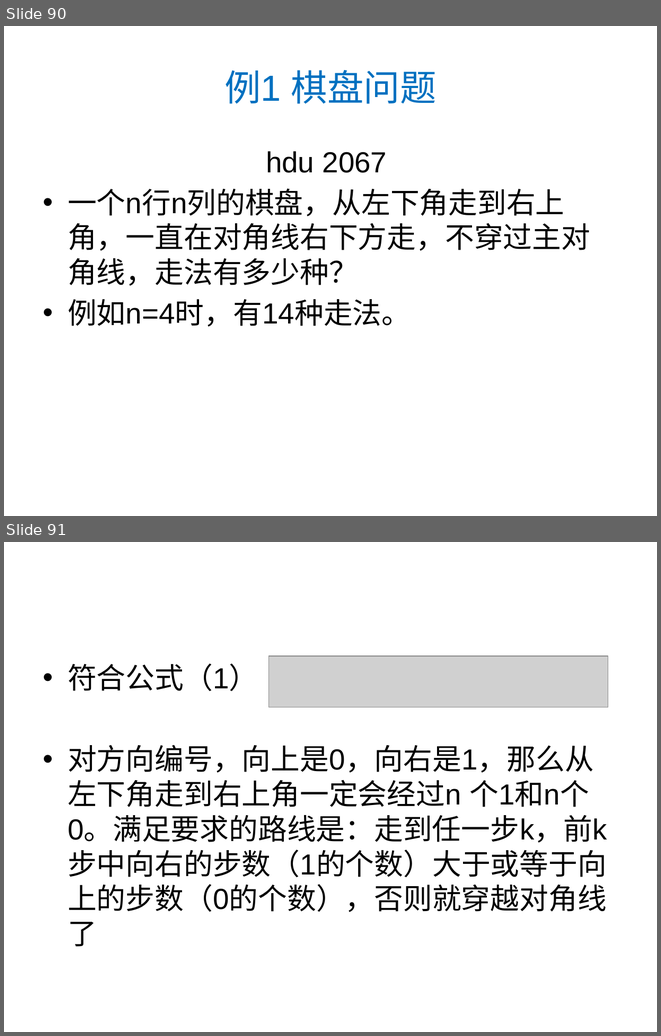
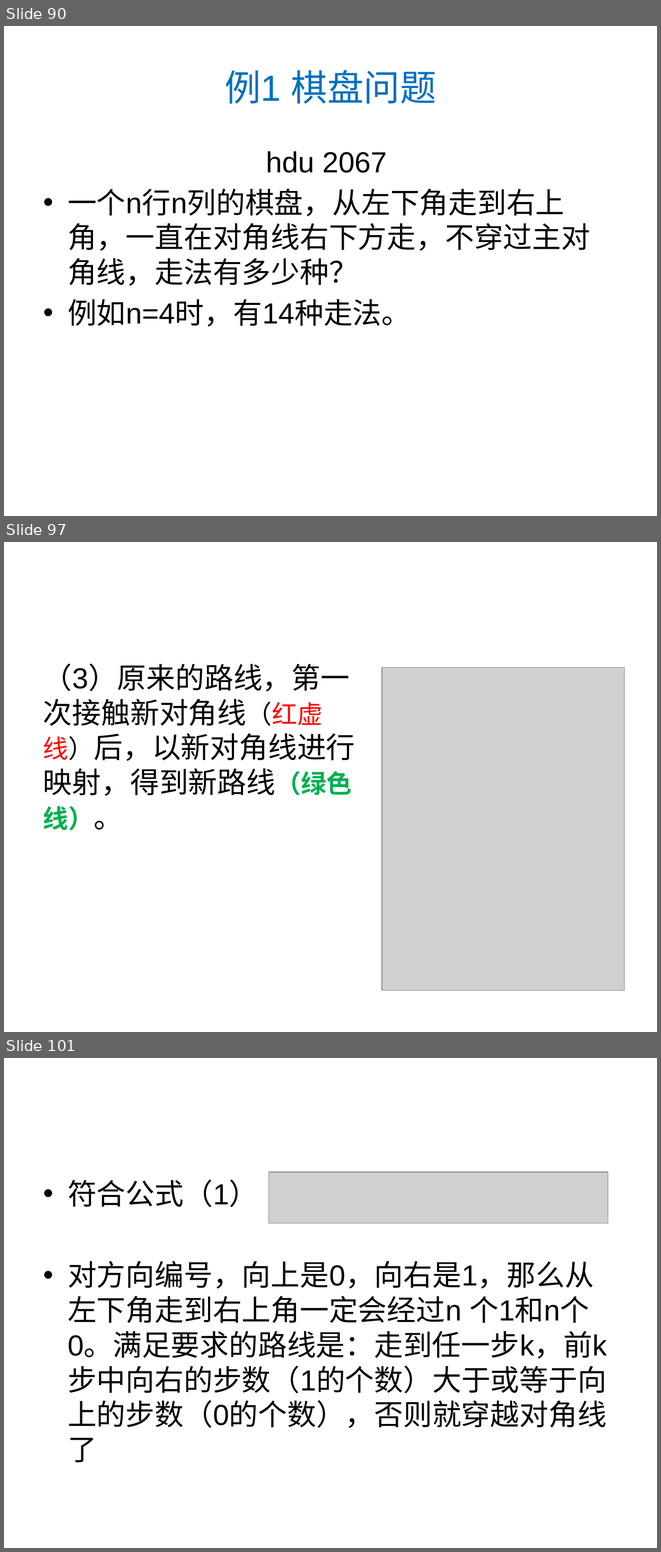
Before and after one commit to luoyongjun999/code, a slide deck: 第8章数学.pptx. Shown one above the other, each under a label of ours: slides 90 and 91 before the commit, slides 90, 97 and 101 after it; the slides between them are not shown. The pictures are 661x1036 and 661x1552 pixels, drawn with LibreOffice and Linux fonts; fonts in the diff are those of the drawing; grey boxes stand for pictures. Boxes give left, top, right and bottom in pixels: in the first picture for what was removed or moved away, otherwise in the second. Text is boxed around its words. In the diff, an @@ line names an element or a change of style, - is before the commit and + after.

```diff
--- a/第8章数学.pptx
+++ b/第8章数学.pptx
@@ slide 97 added at box(4, 542, 657, 1032), background #FFFFFF @@
@@ text added at box(43, 663, 355, 830), 32 pt, text #000000 @@
+（3）原来的路线，第一次接触新对角线（红虚线）后，以新对角线进行映射，得到新路线（绿色线）。
@@ picture added at box(382, 668, 624, 990) @@
@@ what was slide 91 is now slide 101 @@
```
Also in this commit, not shown: 9 other slides added, 1 other file.
